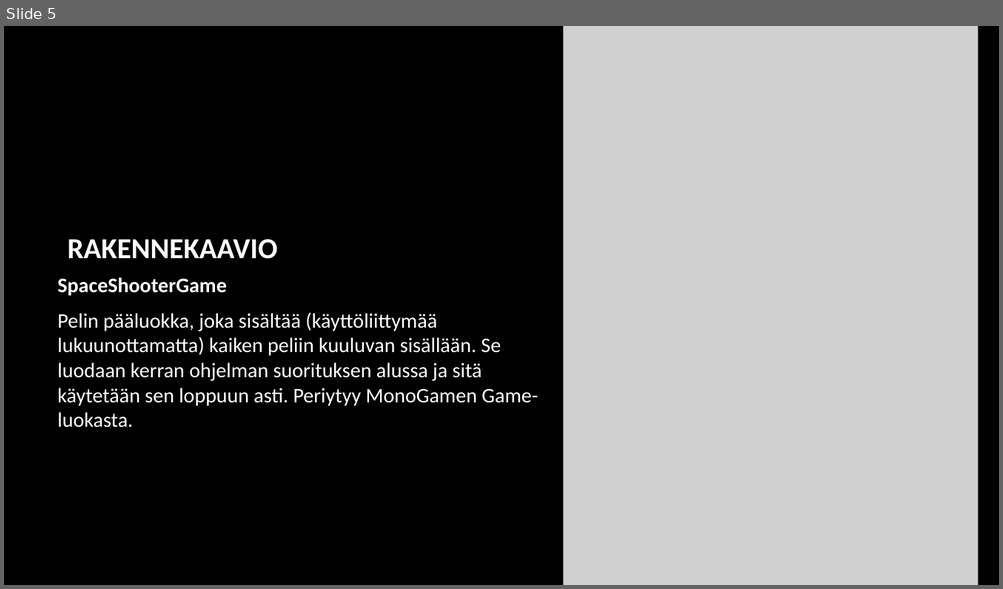
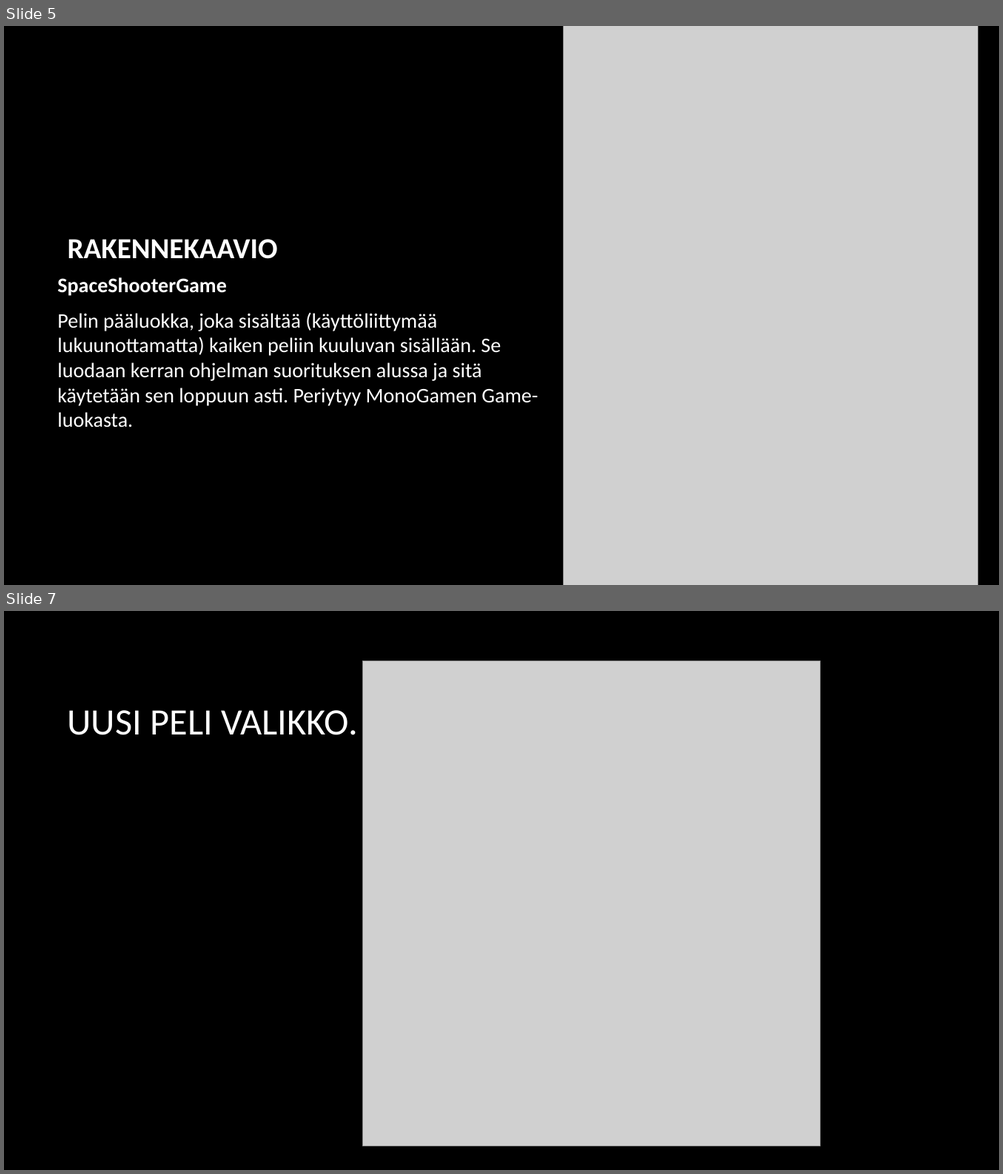
Before and after one commit to VilRan/SpaceShooter, a slide deck: Documentation/SpaceShooter.pptx. Shown one above the other, each under a label of ours: slide 5 before the commit, slides 5 and 7 after it; the slides between them are not shown. The pictures are 1003x589 and 1003x1174 pixels, drawn with LibreOffice and Linux fonts; fonts in the diff are those of the drawing; grey boxes stand for pictures; background and template pictures are left out. Boxes give left, top, right and bottom in pixels: in the first picture for what was removed or moved away, otherwise in the second. Text is boxed around its words. In the diff, an @@ line names an element or a change of style, - is before the commit and + after.

```diff
--- a/Documentation/SpaceShooter.pptx
+++ b/Documentation/SpaceShooter.pptx
@@ slide 7 added at (x1=4, y1=611, x2=999, y2=1170), background picture (left out) @@
@@ picture added at (x1=363, y1=661, x2=820, y2=1147) @@
@@ title added at (x1=68, y1=710, x2=357, y2=735), 36 pt, text #FFFFFF @@
+UUSI PELI VALIKKO.
```
Also in this commit, not shown: 6 other slides added, 1 slide removed.
